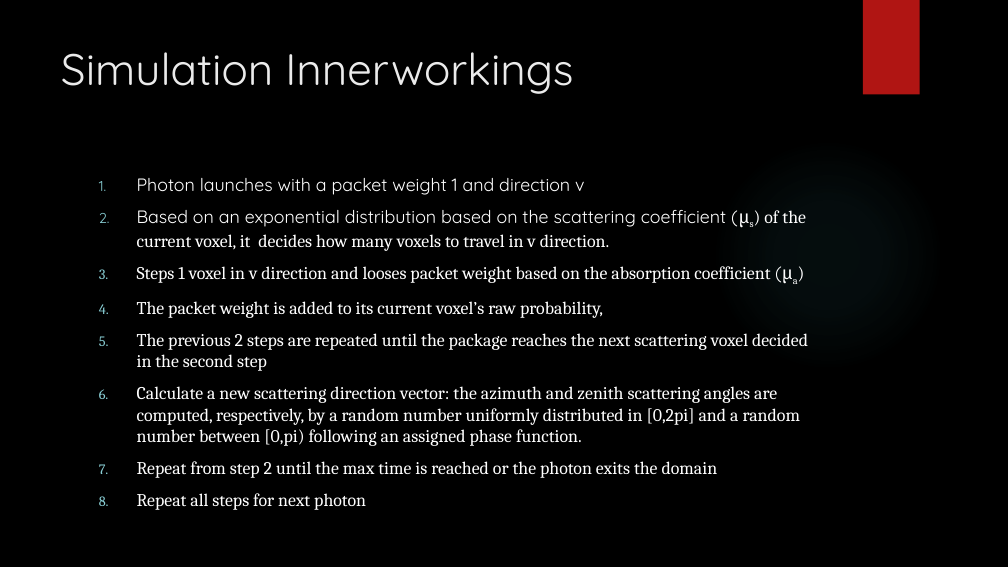
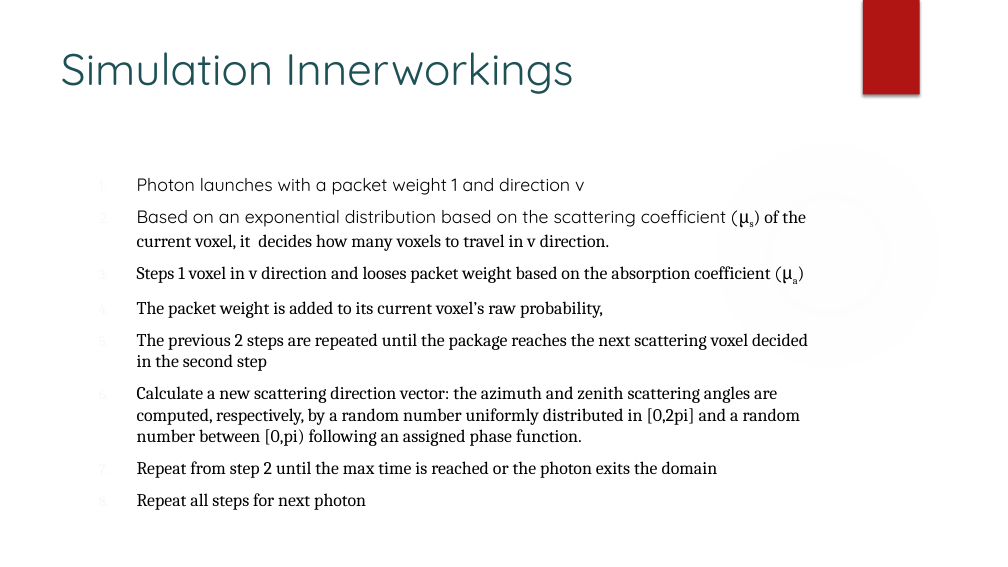
Before and after one commit to KAANVOLKAN05/GPGPU_Research, a slide deck: slide 21 of TurbidityMeterStudy/MonteCarloProj/Presentation for West River.pptx (slide 3 before the commit). Drawn at 1008x567 pixels with LibreOffice and Linux fonts; fonts in the diff are those of the drawing; background and template pictures are left out. Boxes give left, top, right and bottom in pixels: in the first picture for what was removed or moved away, otherwise in the second. Text is boxed around its words. In the diff, an @@ line names an element or a change of style, - is before the commit and + after.

```diff
--- a/TurbidityMeterStudy/MonteCarloProj/Presentation for West River.pptx
+++ b/TurbidityMeterStudy/MonteCarloProj/Presentation for West River.pptx
@@ background picture (left out) to #FFFFFF @@
@@ title "Simulation Innerworkings" at <box>61,52,573,94</box>: text colour #EBEBEB to #1E5155 @@
@@ ellipse at <box>712,138,944,371</box>: fill gradient #50B9C1 to gradient #F3F3F3 @@
@@ text "Photon launches with a packet ..." at <box>137,178,808,510</box>: text colour #FFFFFF to #000000; bullet colour #8AD0D6 to #F7F7F7 @@
```
Also in this commit, not shown: 24 other slides changed, 19 slides added, 1 slide removed.
